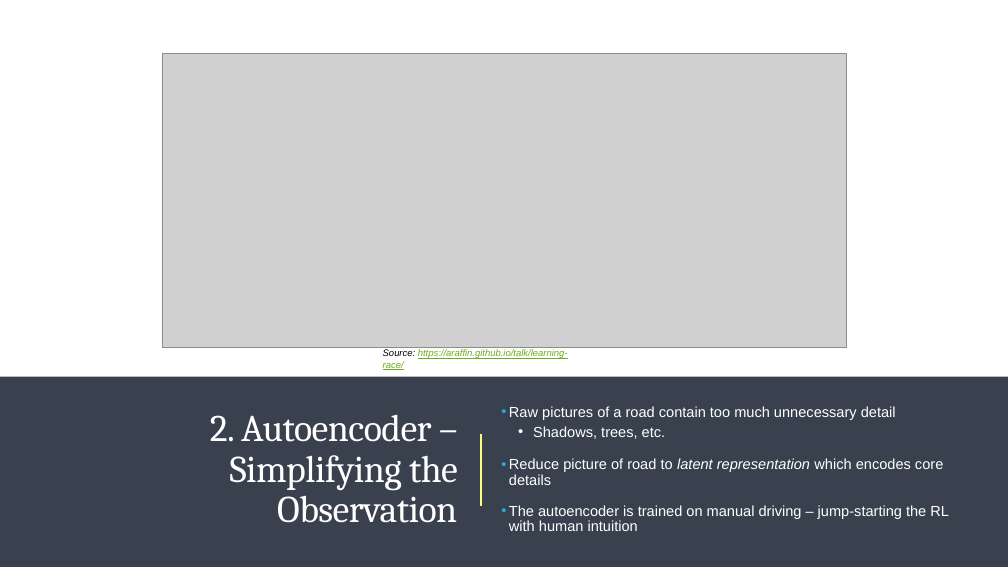
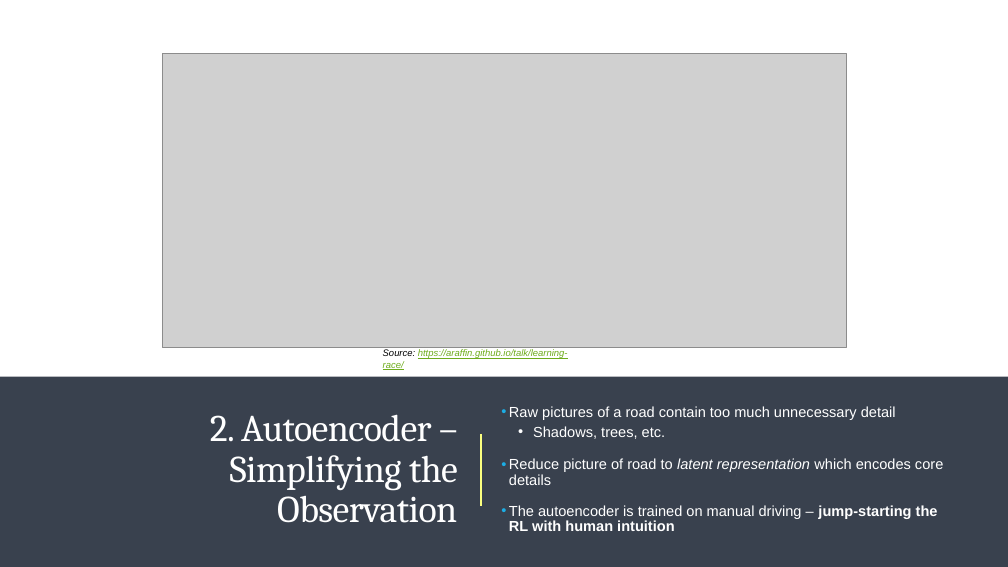
Before and after one commit to mgagvani/Senior_Research, a slide deck: slide 8 of Presentations/Midyear_Presentation.pptx. Drawn at 1008x567 pixels with LibreOffice and Linux fonts; fonts in the diff are those of the drawing; grey boxes stand for pictures. Boxes give left, top, right and bottom in pixels: in the first picture for what was removed or moved away, otherwise in the second. Text is boxed around its words. In the diff, an @@ line names an element or a change of style, - is before the commit and + after.

```diff
--- a/Presentations/Midyear_Presentation.pptx
+++ b/Presentations/Midyear_Presentation.pptx
@@ text at (x1=509, y1=505, x2=938, y2=531): bold on in "jump-starting the RL with human intuition" @@
```
Also in this commit, not shown: 2 other slides changed, 2 other files.
